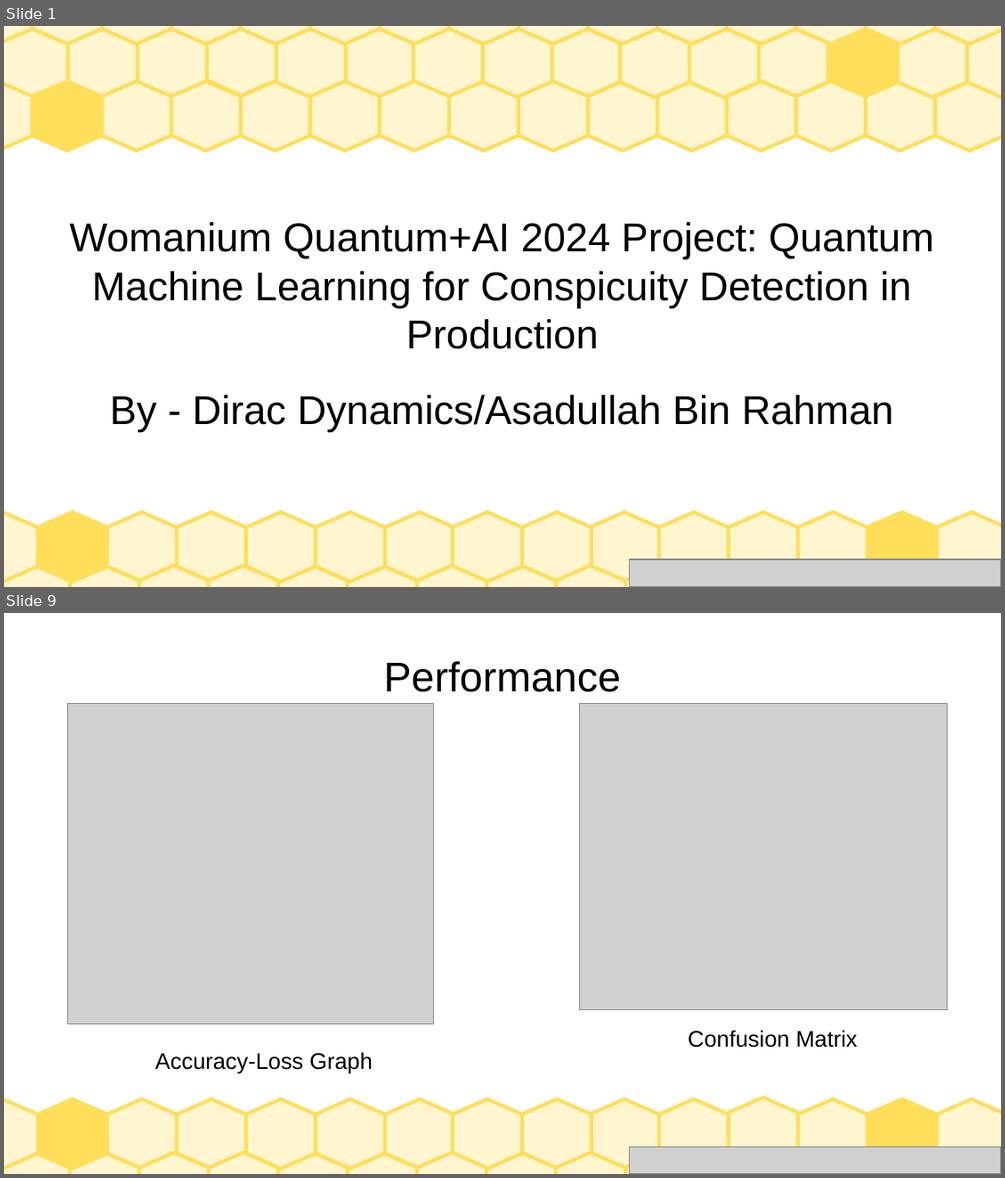
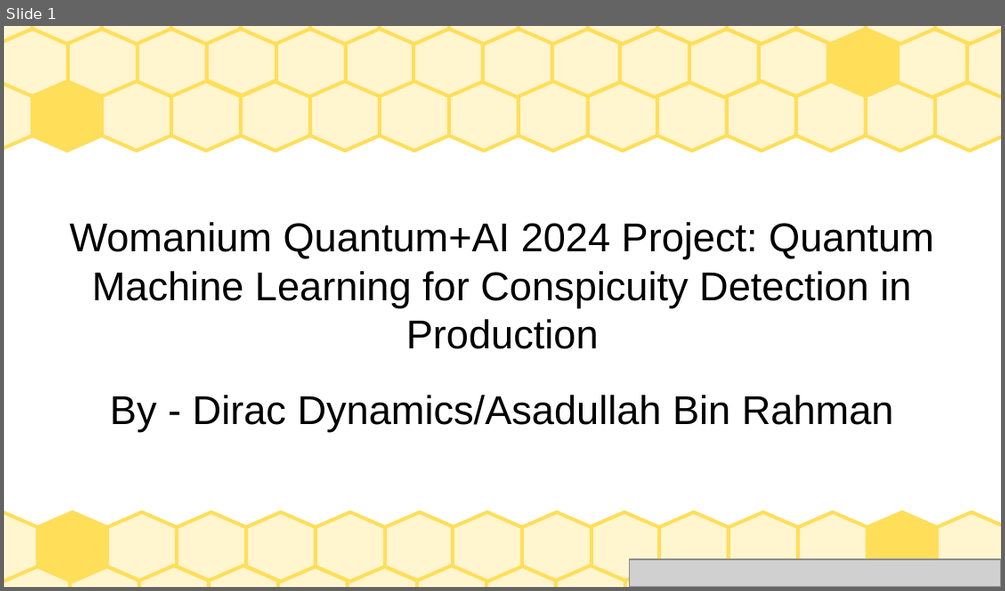
Before and after one commit to AsadullahGalib007/QML-for-Conspicuity-Detection-in-Production, a slide deck: project-presentation.odp. Shown one above the other, each under a label of ours: slides 1 and 9 before the commit, slide 1 after it; the slides between them are not shown. The pictures are 1005x1178 and 1005x591 pixels, drawn with LibreOffice and Linux fonts; fonts in the diff are those of the drawing; grey boxes stand for pictures. Boxes give left, top, right and bottom in pixels: in the first picture for what was removed or moved away, otherwise in the second. Text is boxed around its words. In the diff, an @@ line names an element or a change of style, - is before the commit and + after.

```diff
--- a/project-presentation.odp
+++ b/project-presentation.odp
@@ slide 9 removed at [4, 613, 1001, 1174], background #FFFFFF; not listed: 29 template elements that a slide beside it also shows @@
@@ title removed at [384, 661, 621, 692] @@
-Performance
@@ picture removed at [68, 704, 434, 1023] @@
@@ picture removed at [580, 704, 948, 1009] @@
@@ text removed at [688, 1030, 858, 1047] @@
-Confusion Matrix
@@ text removed at [155, 1052, 372, 1074] @@
-Accuracy-Loss Graph
@@ freeform shape removed at [728, 1097, 798, 1167] @@
@@ picture removed at [629, 1147, 1001, 1174] @@
```
Also in this commit, not shown: 2 slides changed, 18 slides added, 6 other slides removed.
